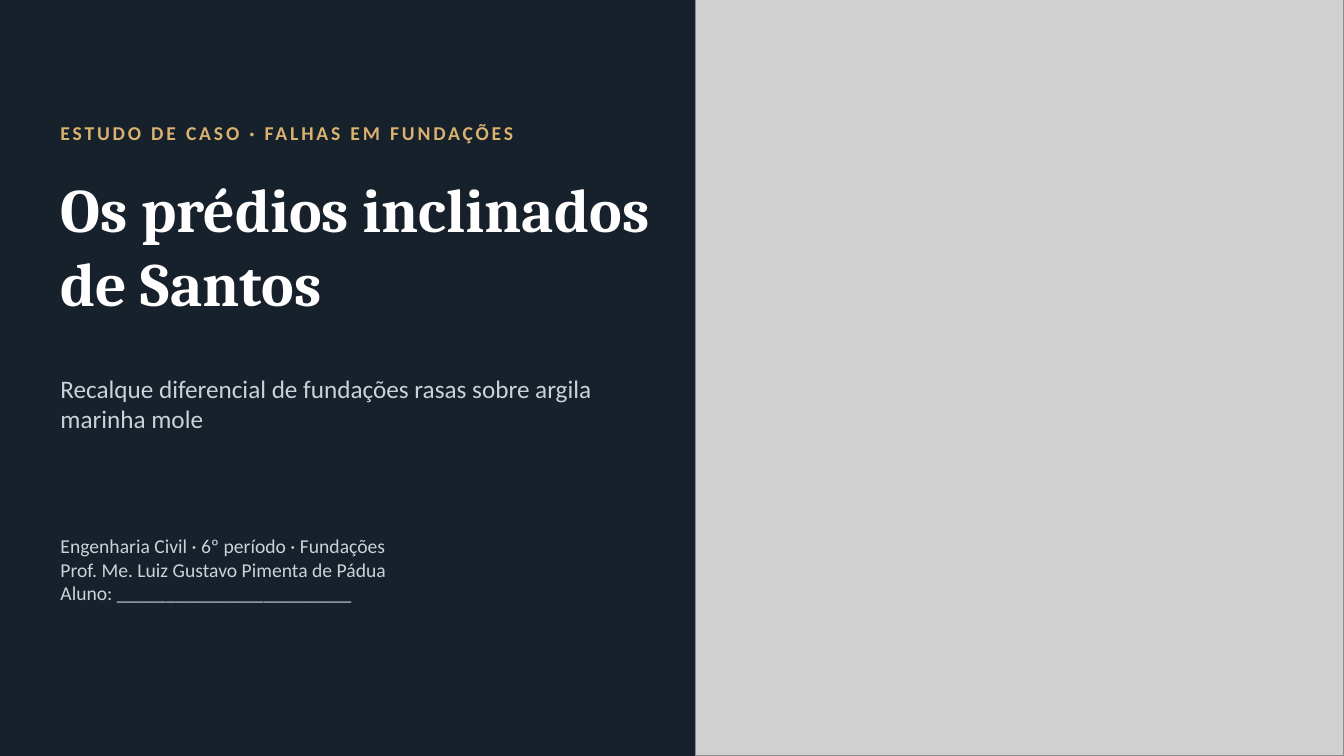
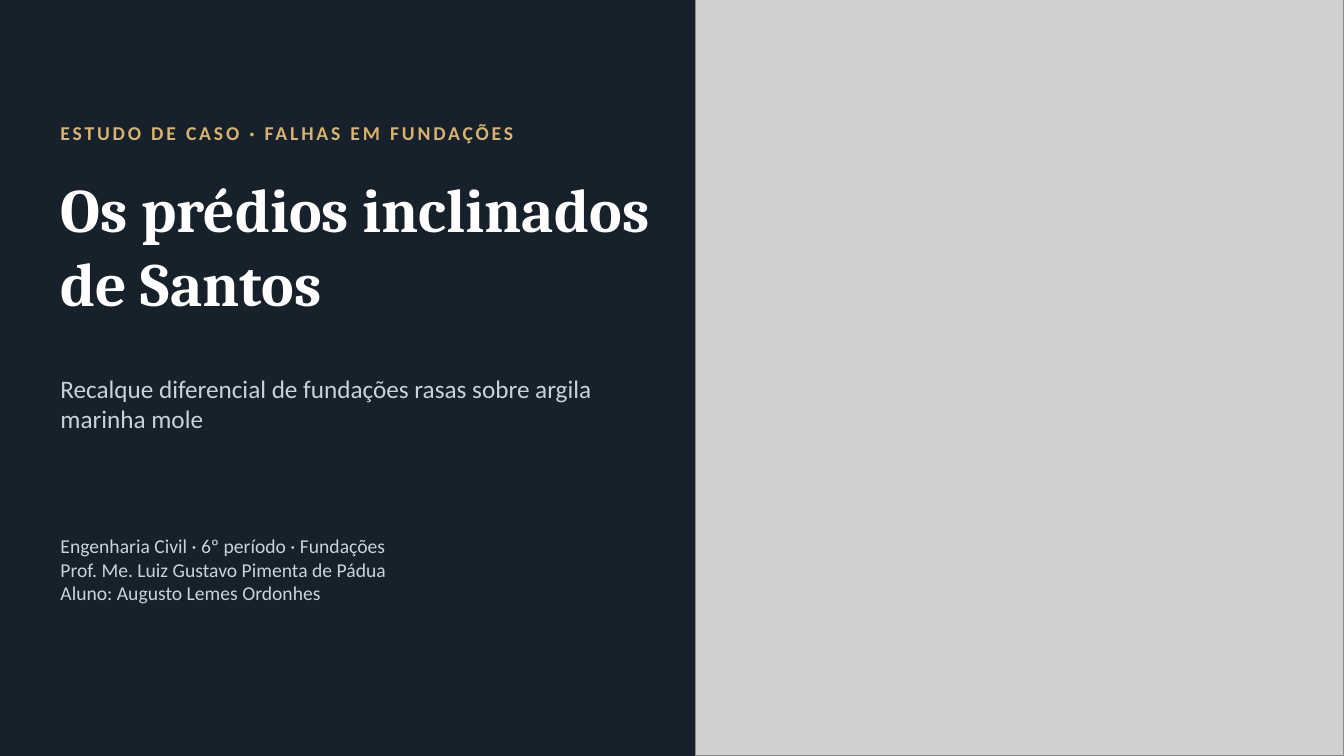
Before and after one commit to augustolemes771-cyber/augusto, a slide deck: slide 1 of fundacoes/Fundacoes_Santos.pptx. Drawn at 1344x756 pixels with LibreOffice and Linux fonts; fonts in the diff are those of the drawing; grey boxes stand for pictures. Boxes give left, top, right and bottom in pixels: in the first picture for what was removed or moved away, otherwise in the second. Text is boxed around its words. In the diff, an @@ line names an element or a change of style, - is before the commit and + after.

```diff
--- a/fundacoes/Fundacoes_Santos.pptx
+++ b/fundacoes/Fundacoes_Santos.pptx
@@ text at (60,586,320,604): text changed @@
-Aluno: ________________________
+Aluno: Augusto Lemes Ordonhes
```
Also in this commit, not shown: 2 other files.
